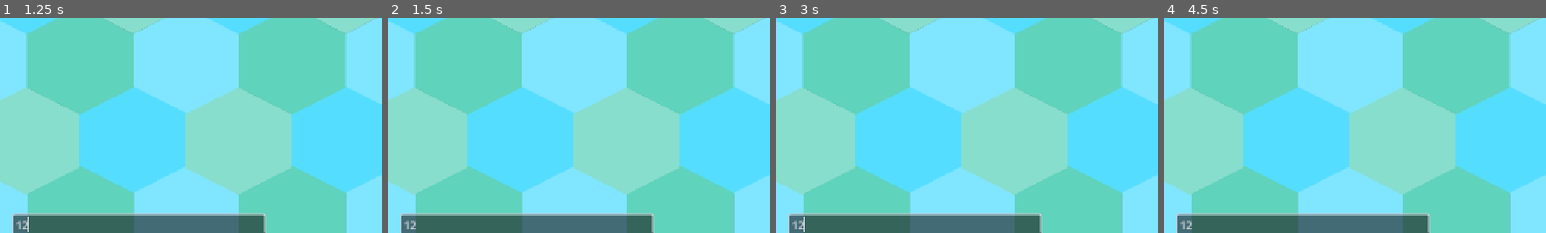
Above: before the commit, frames 1-4 (left to right).
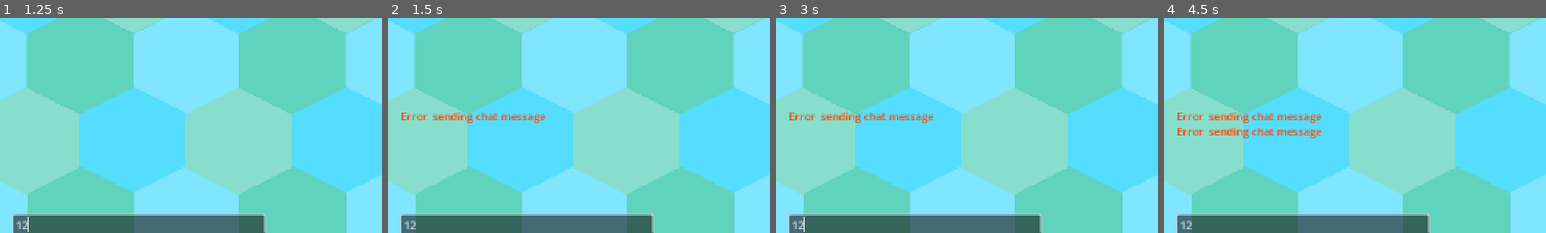
Above: after the commit, the same moments.

Repository: gog-official/Bookworm.io
Game: Godot game, scene res://states/ingame/ingame.tscn
The game is run twice, just before and just after one commit, with the same random seed, the same clock (stepped at 60 frames per second) and the same inputs. This scene is started directly instead of the project's main scene.
Inputs (mouse positions are % of the whole screen's width and height, from its top left):
- Up to frame 1 (1.25 s): click (18, 94) at 0.52 s; type "12" at 0.6 s
- Up to frame 2 (1.5 s): tap Enter at 1.25 s; move the mouse to (18, 79) at 1.27 s; hold Right from 1.28 s (still down); tap Alt at 1.35 s; click (18, 79) at 1.42 s
- Up to frame 3 (3 s): tap Space at 2 s; move the mouse to (30, 55) at 2.02 s; release Right at 2.03 s; hold Down 2.03-2.78 s; tap Shift at 2.1 s; click (30, 55) at 2.17 s; tap Enter at 2.75 s; move the mouse to (60, 28) at 2.77 s; hold Right from 2.78 s (still down); tap Alt at 2.85 s; click (60, 28) at 2.92 s
- Up to frame 4 (4.5 s): tap Space at 3.5 s; move the mouse to (45, 70) at 3.52 s; release Right at 3.53 s; hold Up 3.53-4.28 s; tap Shift at 3.6 s; click (45, 70) at 3.67 s; tap Enter at 4.25 s; move the mouse to (80, 65) at 4.27 s; hold Left from 4.28 s (still down); tap Alt at 4.35 s; click (80, 65) at 4.42 s
The pictures show only the part of the screen within x 0-50%, y 46-96%; the shares and areas given below are measured in that part.

Frame 1 is identical in both runs. In frame 2, 0.9% of the frame differs, in the area x 3-42%, y 44-49%; in frame 3, 0.9%; in frame 4, 1.8%, in the area x 3-42%, y 44-56%.
Error before the commit: Parse Error: There is already a variable named "actor" declared in this scope. (res://states/ingame/ingame.gd:60)

Commit message:
Fix typos: Client

Diff:
--- a/client/objects/actor/actor.gd
+++ b/client/objects/actor/actor.gd
@@ -17,7 +17,7 @@
 
 @onready var _nameplate: Label = $Label
 @onready var _cam: Camera2D = $Camera2D
-@onready var _collision_shape: CircleShape2D = $CollitionShape2D
+@onready var _collision_shape: CircleShape2D = $CollisionShape2D.shape
 
 static func instantiate(actor_id: int, actor_name: String, x: float, y: float, radius: float, speed: float, is_player: bool) -> Actor:
 	var actor := Scene.instantiate()
@@ -66,8 +66,8 @@
 	if is_player and event is InputEventMouseButton and event.is_pressed():
 		match event.button_index:
 			MOUSE_BUTTON_WHEEL_UP:
-				_camera.zoom.x = min(4, _camera.zoom.x + 0.1)
+				_cam.zoom.x = min(4, _cam.zoom.x + 0.1)
+				_cam.zoom.y = _cam.zoom.x
 			MOUSE_BUTTON_WHEEL_DOWN:
-				_camera.zoom.x = max(0.1, _camera.zoom.x - 0.1)
-
-			_camera.zoom.y = _camera.zoom.x
+				_cam.zoom.x = max(0.1, _cam.zoom.x - 0.1)
+				_cam.zoom.y = _cam.zoom.x
--- a/client/states/ingame/ingame.gd
+++ b/client/states/ingame/ingame.gd
@@ -14,7 +14,6 @@
 	_line_edit.text_submitted.connect(_on_line_edit_text_submitted)
 	WsClient.connection_closed.connect(_on_ws_connection_closed)
 	WsClient.packet_received.connect(_on_ws_packet_recieved)
-# Cal	_line_edit.text_submitted.connect(_on_line_edit_text_submitted)
 func _process(delta: float) -> void:
 	pass
 
@@ -53,11 +52,8 @@
 
 	var is_player := actor_id == GameManager.client_id
 
-	var actor := Actor.instantiate(actor_id, actor_name, x, y, radius, speed, is_player)
-	_world.add_child(actor)
-
 	if actor_id not in _players:
-		var actor := Actor.instantiate(actor_id, actor_name,x,y,radius,speed,is_player)
+		var actor := Actor.instantiate(actor_id, actor_name, x, y, radius, speed, is_player)
 		_world.add_child(actor)
 		_players[actor_id] = actor
 	else:
Not shown, changed: server/db.sqlite
Not shown, changed: server/internal/server/states/ingame.go
